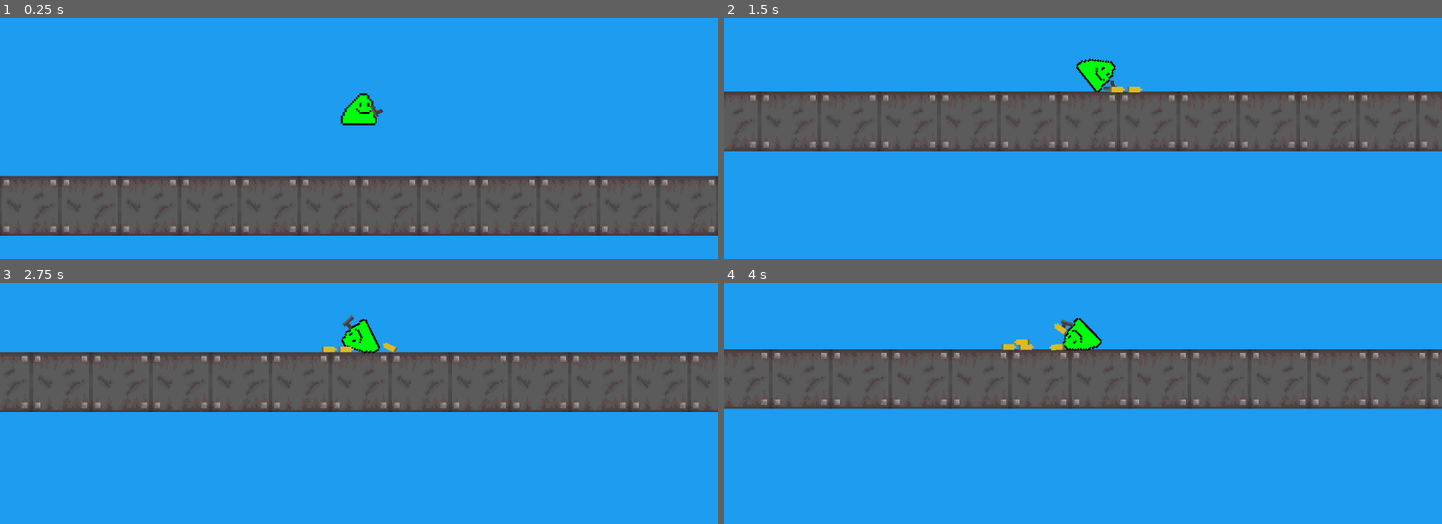
Above: before the commit, frames 1-4 (two rows, left to right).
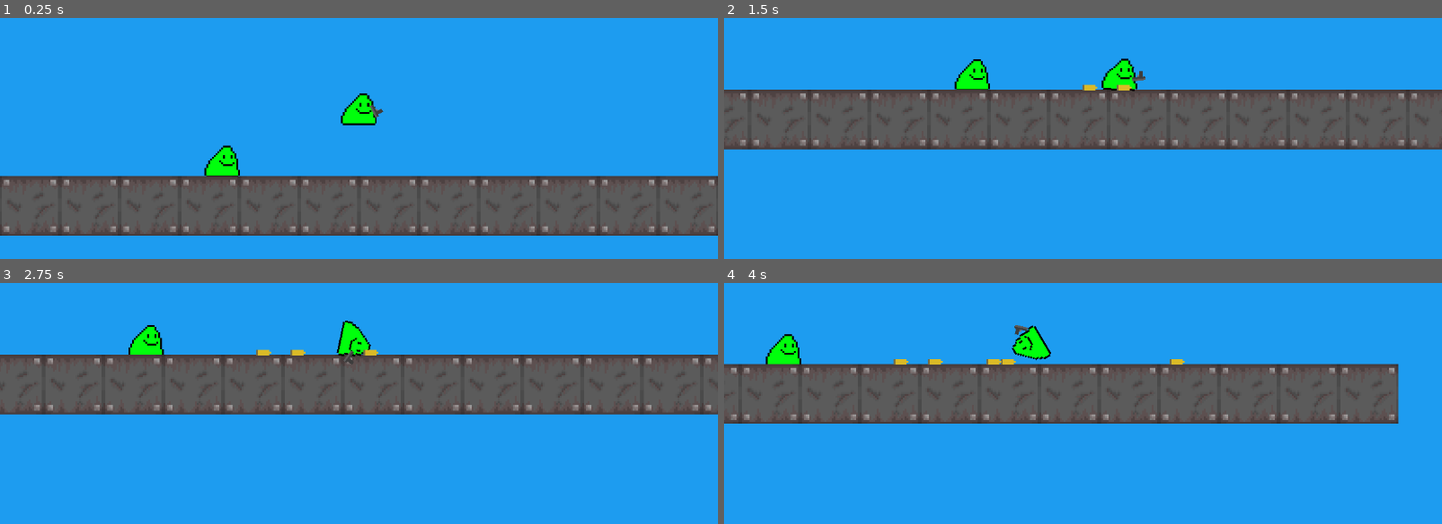
Above: after the commit, the same moments.

Repository: a0fefd/blobs-with-guns-remastered
Game: Godot game, scene res://scenes/levels/world.tscn
The game is run twice, just before and just after one commit, with the same random seed, the same clock (stepped at 60 frames per second) and the same inputs.
Inputs (mouse positions are in pixels of both pictures, inside the frame that each line leads up to):
- Up to frame 1 (0.25 s): no input
- Up to frame 2 (1.5 s): move the mouse to (1240, 54) at 0.52 s; click (1240, 54) at 0.6 s; move the mouse to (939, 95) at 1.27 s; click (939, 95) at 1.35 s
- Up to frame 3 (2.75 s): move the mouse to (outside the picture) at 2.02 s; click (outside the picture) at 2.1 s
- Up to frame 4 (4 s): move the mouse to (1047, 420) at 2.77 s; click (1047, 420) at 2.85 s; move the mouse to (1298, 401) at 3.52 s; click (1298, 401) at 3.6 s

The runs differ from the first frame. In frame 1, 0.5% of the frame differs, in the area x 28-34%, y 52-66%; in frame 2, 5.6%; in frame 3, 5.7%; in frame 4, 18%, in the area x 0-100%, y 14-59%.

Commit message:
Change collision layers and masks
Shells are now on layer 2 mask 2. Everything else is on layer 1 mask 1. Things that need to collide with shells are on layer 2 mask 2 as well.

Diff:
--- a/scenes/blobs/blob.tscn
+++ b/scenes/blobs/blob.tscn
@@ -3,6 +3,8 @@
 [ext_resource type="Texture2D" uid="uid://dstj6cpmsn0q" path="res://sprites/blobs/blobs.png" id="1_q5knr"]
 
 [node name="Blob" type="RigidBody2D"]
+collision_layer = 3
+collision_mask = 3
 
 [node name="Sprite2D" type="Sprite2D" parent="."]
 texture = ExtResource("1_q5knr")
--- a/scenes/blobs/bob.tscn
+++ b/scenes/blobs/bob.tscn
@@ -4,6 +4,7 @@
 [ext_resource type="Script" path="res://scripts/bob.gd" id="2_uoenf"]
 
 [node name="Bob" instance=ExtResource("1_n7rfh")]
+collision_mask = 1
 script = ExtResource("2_uoenf")
 
 [node name="Camera2D" type="Camera2D" parent="." index="3"]
--- a/scenes/guns/shell.tscn
+++ b/scenes/guns/shell.tscn
@@ -8,6 +8,8 @@
 height = 8.0
 
 [node name="Shell" type="RigidBody2D"]
+collision_layer = 2
+collision_mask = 2
 script = ExtResource("1_todmc")
 
 [node name="Sprite2D" type="Sprite2D" parent="."]
--- a/scenes/levels/world.tscn
+++ b/scenes/levels/world.tscn
@@ -1,9 +1,13 @@
-[gd_scene load_steps=3 format=3 uid="uid://cbrdgykkgk1vo"]
+[gd_scene load_steps=4 format=3 uid="uid://cbrdgykkgk1vo"]
 
 [ext_resource type="TileSet" uid="uid://4x32bkmii5mh" path="res://tiles/tiles.tres" id="1_46tp5"]
 [ext_resource type="PackedScene" uid="uid://n5o0ehci0ads" path="res://scenes/blobs/bob.tscn" id="2_gugrc"]
+[ext_resource type="PackedScene" uid="uid://dhp7pmx1h136u" path="res://scenes/blobs/blob.tscn" id="2_ximy6"]
 
 [node name="World" type="Node2D"]
+
+[node name="Blob" parent="." instance=ExtResource("2_ximy6")]
+position = Vector2(-73, 28)
 
 [node name="TileMap" type="TileMap" parent="."]
 tile_set = ExtResource("1_46tp5")
@@ -11,3 +15,4 @@
 layer_0/tile_data = PackedInt32Array(196601, 65536, 0, 196602, 65536, 0, 196603, 65536, 0, 196604, 65536, 0, 196605, 65 …(205 unchanged characters)…
 
 [node name="Bob" parent="." instance=ExtResource("2_gugrc")]
+collision_layer = 1
--- a/tiles/tiles.tres
+++ b/tiles/tiles.tres
@@ -40,5 +40,6 @@
 
 [resource]
 tile_size = Vector2i(32, 32)
-physics_layer_0/collision_layer = 1
+physics_layer_0/collision_layer = 3
+physics_layer_0/collision_mask = 3
 sources/0 = SubResource("TileSetAtlasSource_hdi6i")
